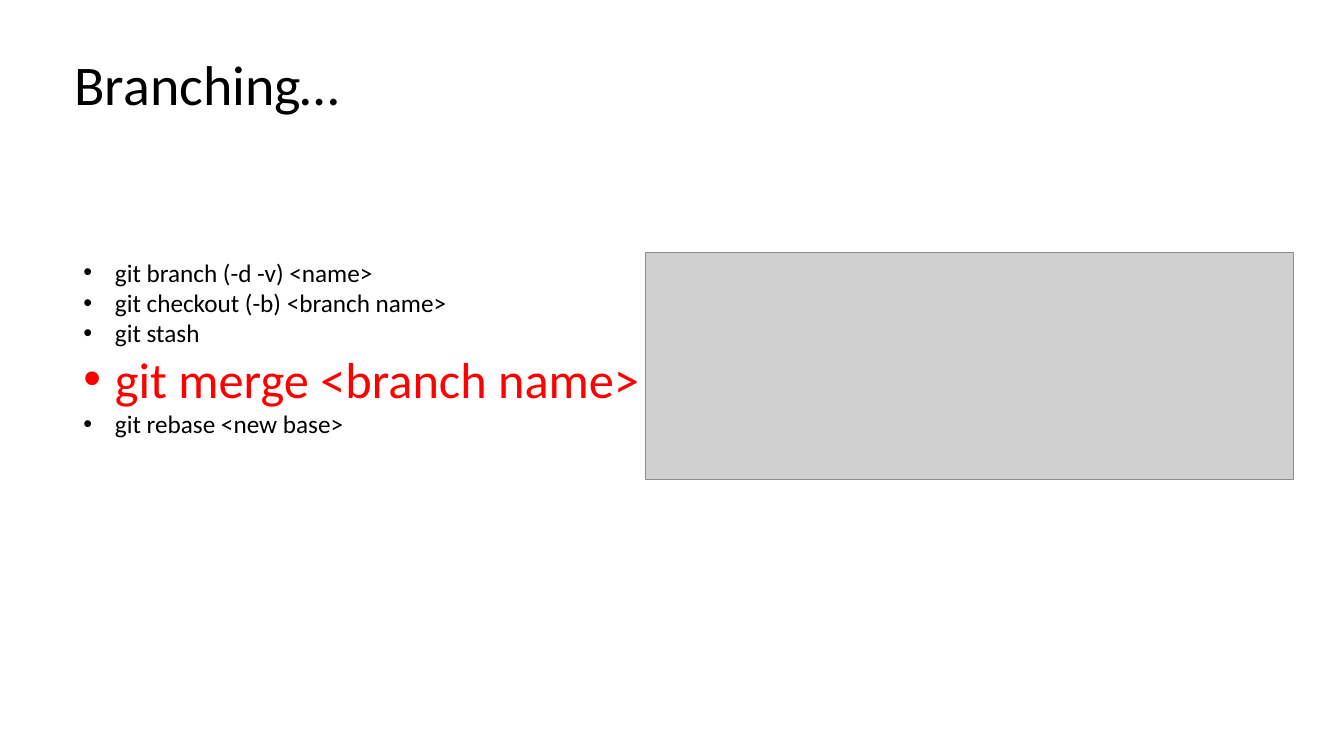
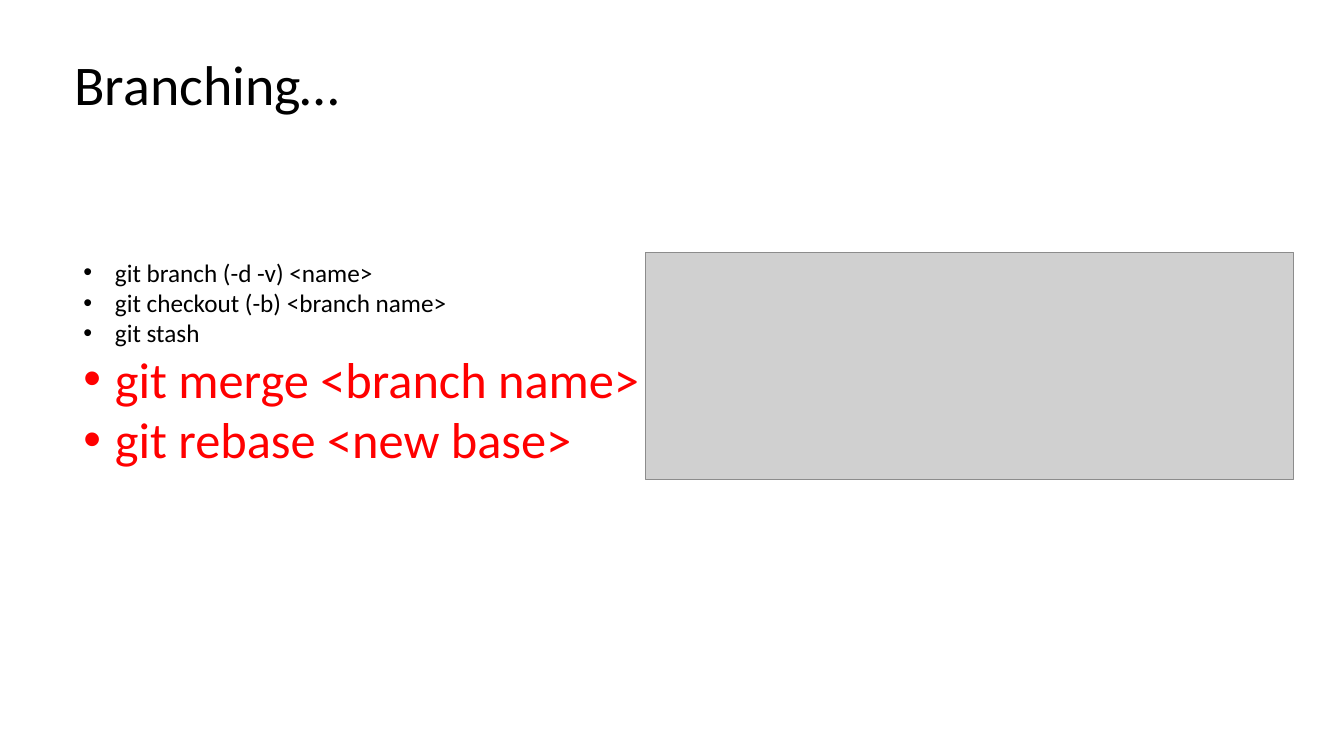
Before and after one commit to jwrauch/git-group-meeting-presentation, a slide deck: slide 26 of learn-to-git.pptx. Drawn at 1344x756 pixels with LibreOffice and Linux fonts; fonts in the diff are those of the drawing; grey boxes stand for pictures. Boxes give left, top, right and bottom in pixels: in the first picture for what was removed or moved away, otherwise in the second. Text is boxed around its words. In the diff, an @@ line names an element or a change of style, - is before the commit and + after.

```diff
--- a/learn-to-git.pptx
+++ b/learn-to-git.pptx
@@ text at <box>115,423,571,467</box>: size 18 to 36 pt, text colour #000000 to #FF0000 in "git rebase <new base>" @@
```
Also in this commit, not shown: 1 other slide changed, 1 slide removed.
